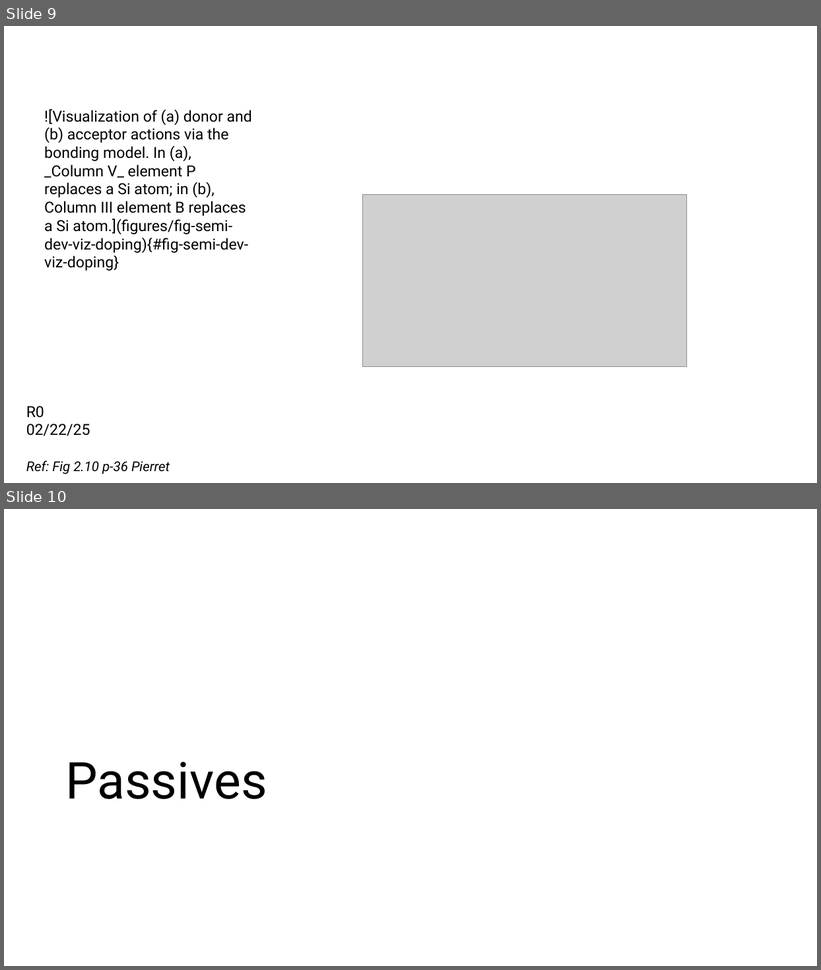
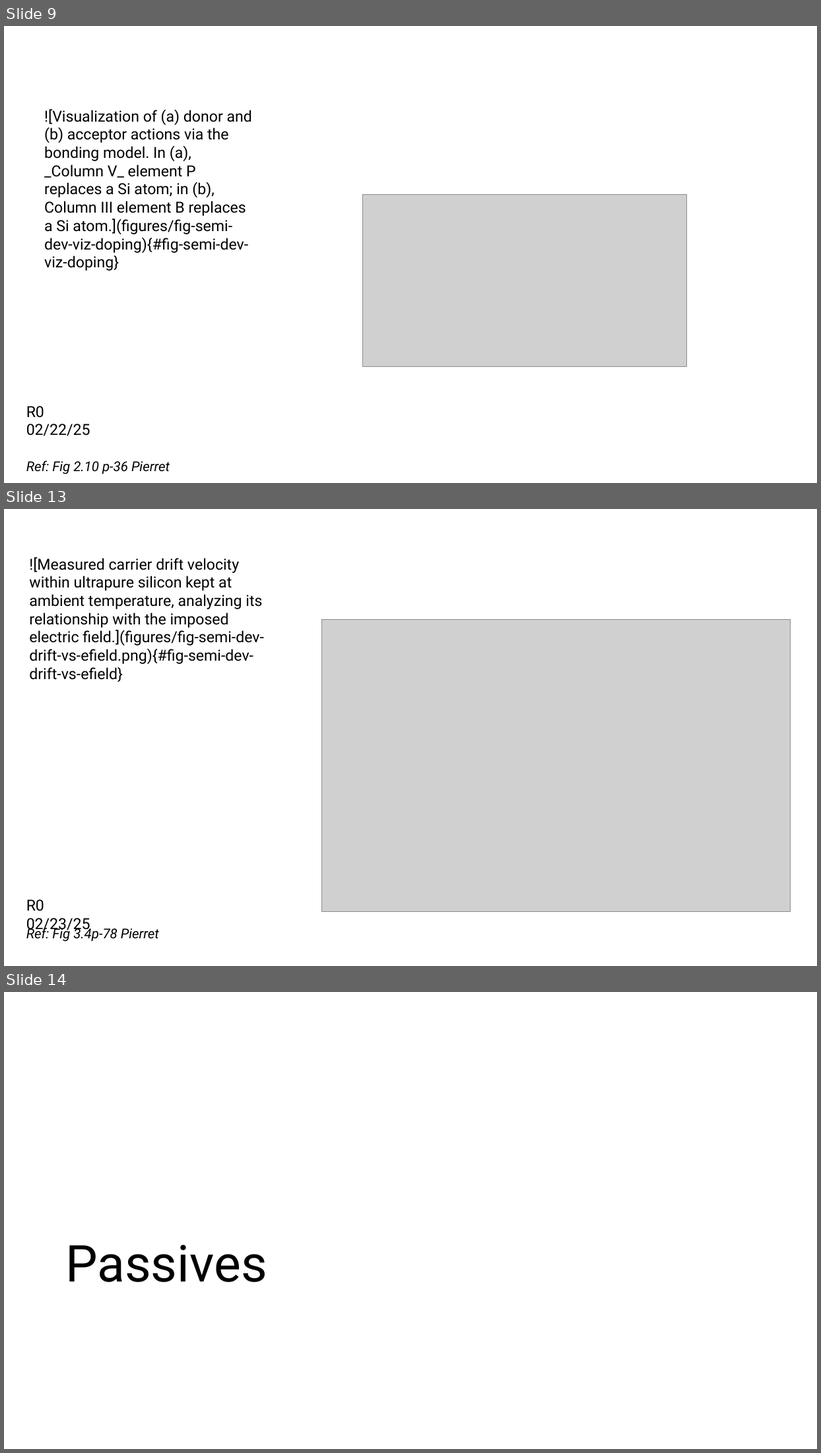
Before and after one commit to mixignal-press/ebook-ice1, a slide deck: figures/fig.pptx. Shown one above the other, each under a label of ours: slides 9 and 10 before the commit, slides 9, 13 and 14 after it; the slides between them are not shown. The pictures are 821x970 and 821x1453 pixels, drawn with LibreOffice and Linux fonts; fonts in the diff are those of the drawing; grey boxes stand for pictures. Boxes give left, top, right and bottom in pixels: in the first picture for what was removed or moved away, otherwise in the second. Text is boxed around its words. In the diff, an @@ line names an element or a change of style, - is before the commit and + after.

```diff
--- a/figures/fig.pptx
+++ b/figures/fig.pptx
@@ slide 13 added at [4, 509, 817, 966], background #FFFFFF @@
@@ text added at [29, 557, 264, 682], 18 pt, text #000000 @@
+![Measured carrier drift velocity within ultrapure silicon kept at ambient temperature, analyzing its relationship with the imposed electric field.](figures/fig-semi-dev-drift-vs-efield.png){#fig-semi-dev-drift-vs-efield}
@@ picture added at [322, 619, 790, 912] @@
@@ text added at [26, 900, 90, 933], 18 pt, text #000000 @@
+R0 02/23/25
@@ text added at [26, 926, 159, 942], 16 pt, text #000000, italic @@
+Ref: Fig 3.4p-78 Pierret
@@ what was slide 10 is now slide 14 @@
```
Also in this commit, not shown: 3 other slides added, 2 other files.
